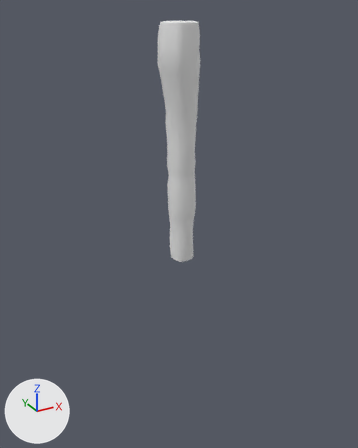
Two versions of the OBJ model Assets/Models/Environment/Level2/Cliffs/Platforms/Platform2/Platform2.obj, one commit apart.
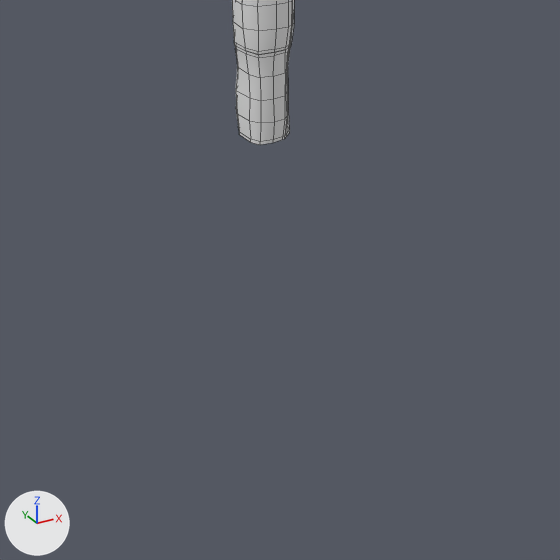
Each version appears first whole from a 50 mm lens placed at (-178.0, -323.0, 192.0), pointed at (5.0, 10.0, 26.0), and next in a close-up on the part from 18% to 88% of the width and 44% to 100% of the height. The axes (+X, +Y, +Z) are drawn at lower left. The lights are the same throughout. The close-ups show mesh edges as thin lines. Where no turn or scale is listed for an object, it has been applied to the vertices. Vertices at the same position are counted once.

Names of what the first close-up shows: 'Platform2'.
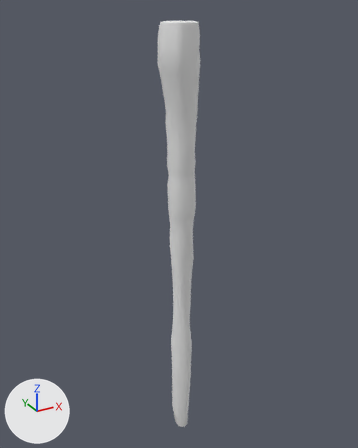
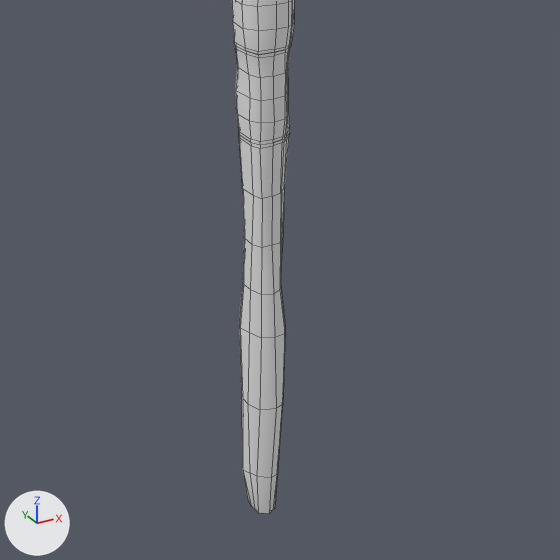
Changed parts and their boxes (x1, y1, x2, y2) in the close-ups (560 x 560 px):
```json
{"object": "Platform2", "change": "reshaped", "before": [232, 0, 294, 145], "after": [232, 0, 294, 514]}
{"part": 1, "of": "me_platform2", "change": "added", "after": [239, 133, 290, 514]}
```

Edits to the scene script, one JSON object a line:
```json
{"block": "me_platform2", "where": "# used by ob_platform2; location = (0.0, 0.0, 0.0)"}
{"op": "remove", "block": "me_platform2", "code": "me_platform2.from_pydata(...)  # 525 vertices, 479 faces; spans x -16.0..15.0, y -15.0..14.0, z 0.0..183.0"}
{"op": "add", "block": "me_platform2", "code": "me_platform2.from_pydata(...)  # 656 vertices, 614 faces; spans x -16.0..15.0, y -15.0..14.0, z -183.0..183.0"}
{"block": "me_platform2", "change": "me_platform2 part 1"}
{"block": "me_platform2", "change": "131 vertices are added at x -7.0..13.0, y -9.0..11.0, z -183.0..0.0"}
{"block": "me_platform2", "change": "135 new faces join them, mat_unwrapchekcershadersg (white #e7e7e7)"}
```
